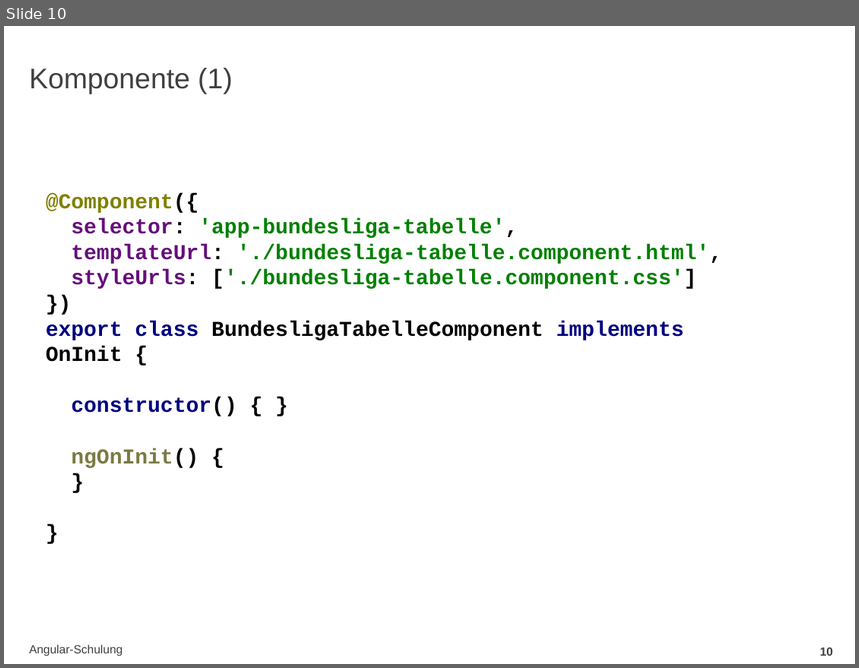
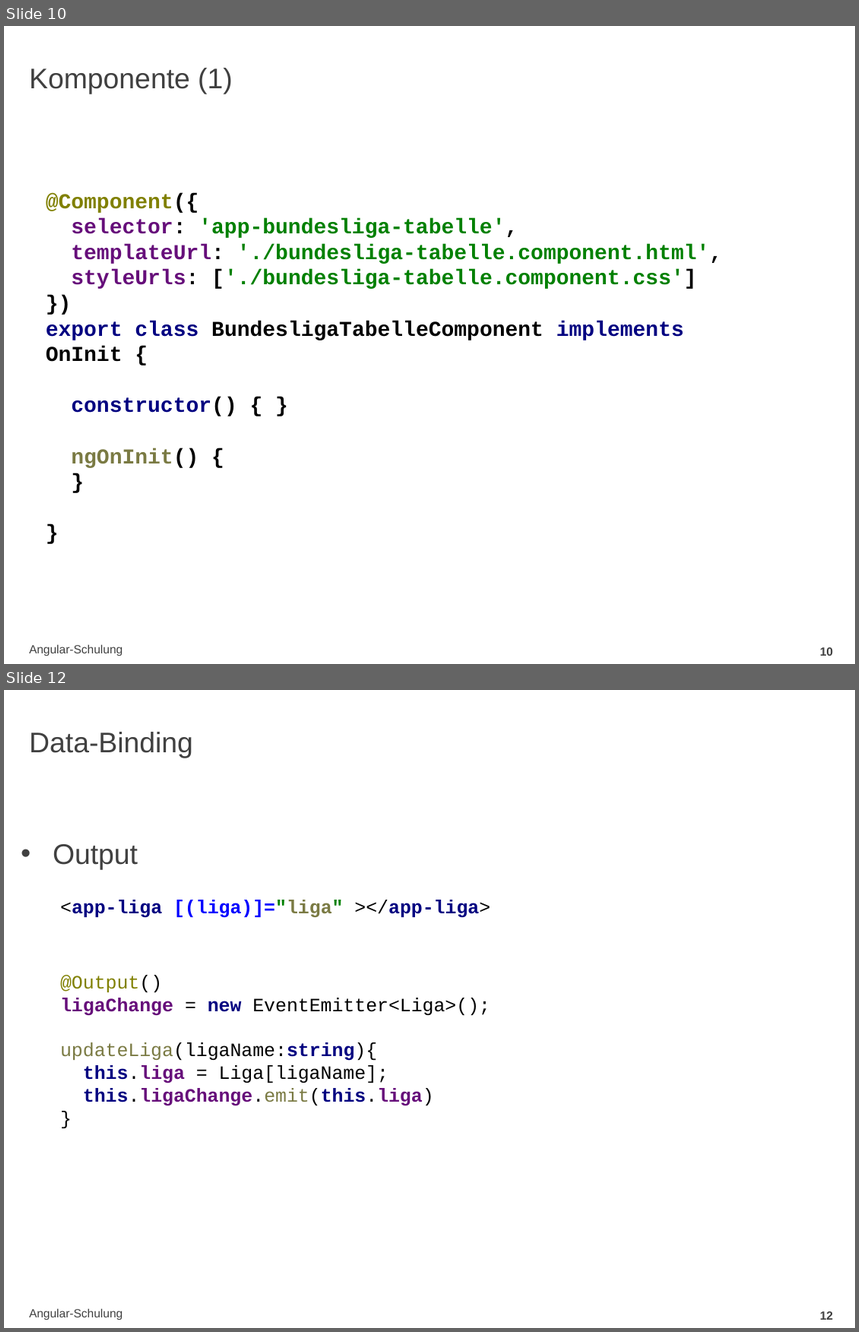
Before and after one commit to mahartma/angular-schulung, a slide deck: angular.pptx. Shown one above the other, each under a label of ours: slide 10 before the commit, slides 10 and 12 after it; the slides between them are not shown. The pictures are 859x668 and 859x1332 pixels, drawn with LibreOffice and Linux fonts; fonts in the diff are those of the drawing; background and template pictures are left out. Boxes give left, top, right and bottom in pixels: in the first picture for what was removed or moved away, otherwise in the second. Text is boxed around its words. In the diff, an @@ line names an element or a change of style, - is before the commit and + after.

Commit message:
liga update

```diff
--- a/angular.pptx
+++ b/angular.pptx
@@ slide 12 added at [4,690,855,1328], background #FFFFFF @@
@@ text added at [29,732,193,758], 24 pt, text #404040 @@
+Data-Binding
@@ text added at [53,844,138,870], 24 pt, text #404040 @@
+• Output
@@ text added at [60,900,490,918], 16 pt, text #000080, bold @@
+<app-liga [(liga)]="liga" ></app-liga>
@@ text added at [60,975,490,1106], 16 pt, text #000000 @@
+@Output()
+ligaChange = new EventEmitter<Liga>();
+updateLiga(ligaName:string){
+this.liga = Liga[ligaName];
+this.ligaChange.emit(this.liga)
+}
@@ text added at [29,1309,123,1320], 10 pt, text #404040 @@
+Angular-Schulung
@@ page number added at [820,1312,833,1320], 10 pt, text #404040, bold @@
+12
```
Also in this commit, not shown: 3 slides changed, 11 other files.
